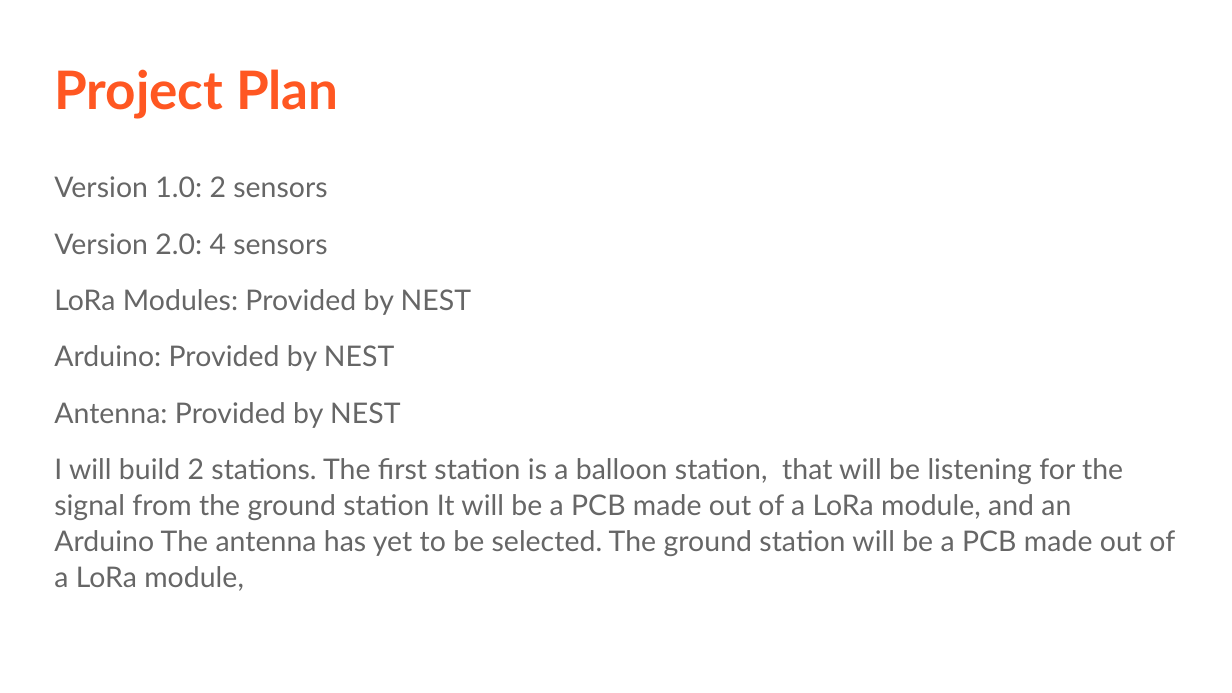
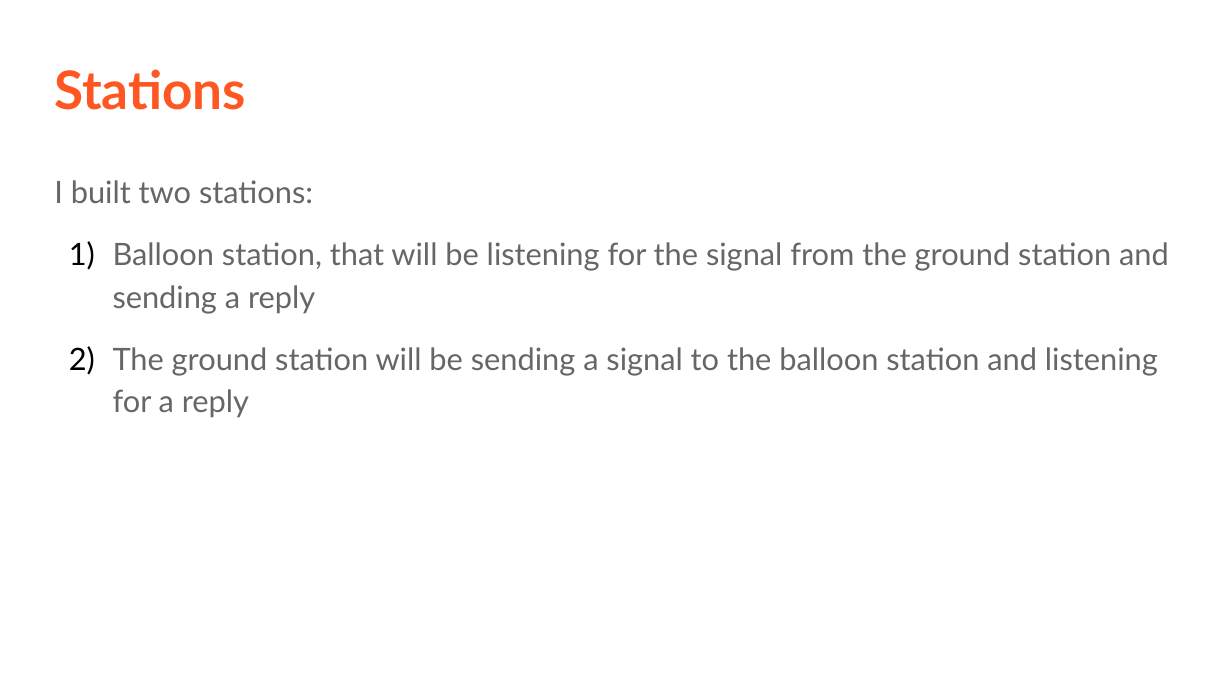
Before and after one commit to stratoscience25/arduino-workshop-logan, a slide deck: slide 6 of Ham xposition presentation/LoganCaramanna_Presentation.odp. Drawn at 1232x693 pixels with LibreOffice and Linux fonts; fonts in the diff are those of the drawing. Boxes give left, top, right and bottom in pixels: in the first picture for what was removed or moved away, otherwise in the second. Text is boxed around its words. In the diff, an @@ line names an element or a change of style, - is before the commit and + after.

Commit message:
add more pcb screenshots and update presentation wording

```diff
--- a/Ham xposition presentation/LoganCaramanna_Presentation.odp
+++ b/Ham xposition presentation/LoganCaramanna_Presentation.odp
@@ title at (54, 69, 246, 110): text changed @@
-Project Plan
+Stations
@@ text at (54, 180, 1169, 418): text changed; size 16.6 to 18 pt @@
-Version 1.0: 2 sensors
-Version 2.0: 4 sensors
-LoRa Modules: Provided by NEST
-Arduino: Provided by NEST
-Antenna: Provided by NEST
-I will build 2 stations. The first station is a balloon station, that will be listening for the signal from the ground station It will be a PCB made out of a LoRa module, and an Arduino The antenna has yet to be selected. The ground station will be a PCB made out of a LoRa module,
+I built two stations:
+1) Balloon station, that will be listening for the signal from the ground station and sending a reply
+2) The ground station will be sending a signal to the balloon station and listening for a reply
```
Also in this commit, not shown: 7 other slides changed, 2 slides added, 7 slides removed, 4 other files.
